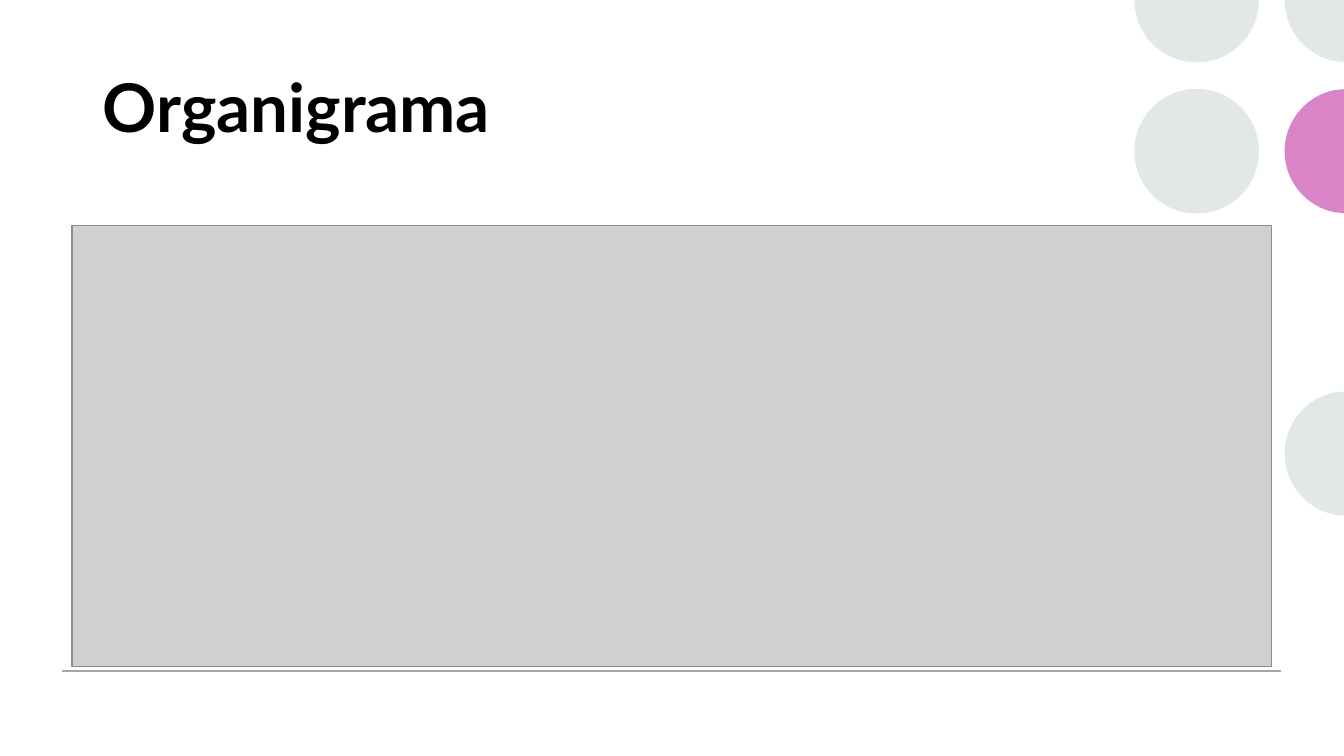
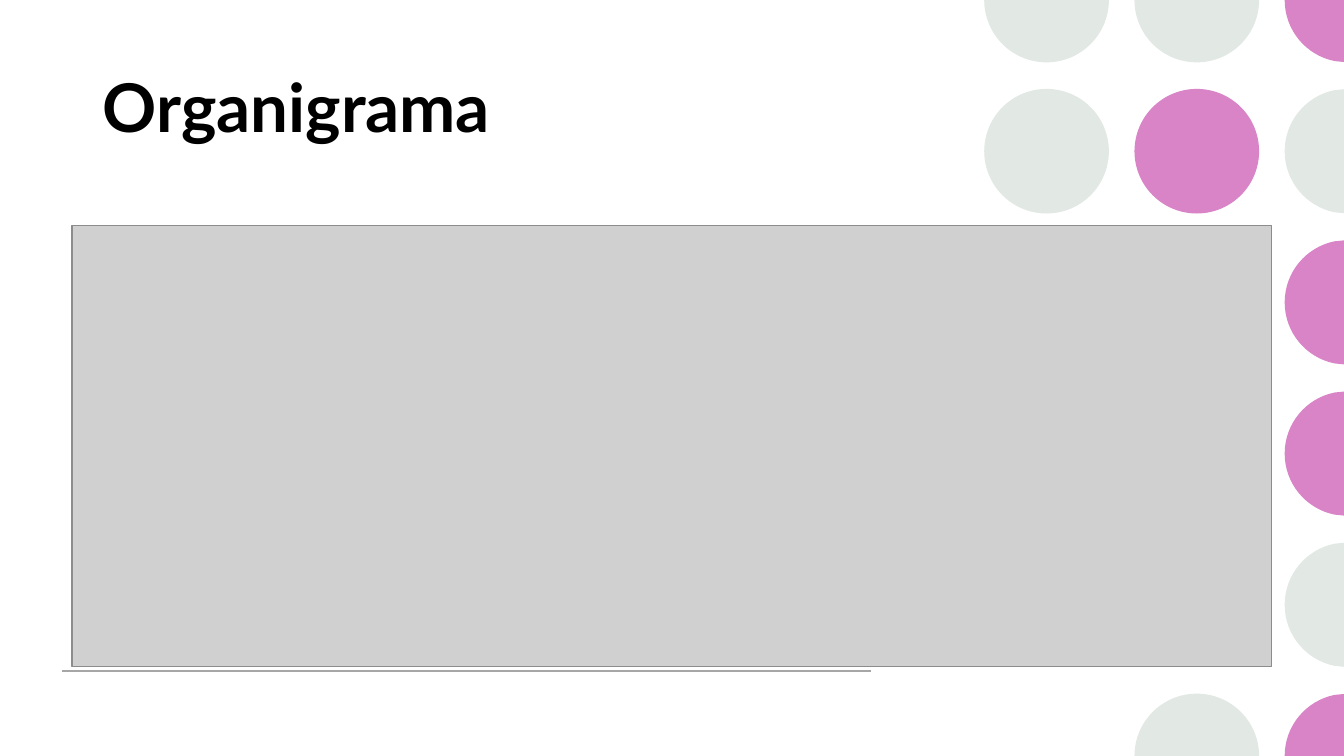
Before and after one commit to fmurciag/Ingenieria-Informatica-UA, a slide deck: slide 6 of cuatris/4/iape/Descubrimiento de la empresa.pptx. Drawn at 1344x756 pixels with LibreOffice and Linux fonts; fonts in the diff are those of the drawing; grey boxes stand for pictures. Boxes give left, top, right and bottom in pixels: in the first picture for what was removed or moved away, otherwise in the second. Text is boxed around its words. In the diff, an @@ line names an element or a change of style, - is before the commit and + after.

```diff
--- a/cuatris/4/iape/Descubrimiento de la empresa.pptx
+++ b/cuatris/4/iape/Descubrimiento de la empresa.pptx
@@ rectangle removed at <box>0,0,1344,756</box> @@
@@ group removed at <box>1134,0,1344,515</box>: 3 freeform shapes, 1 ellipse @@
@@ ellipse added at <box>984,89,1109,214</box>, fill #E2E8E3 @@
@@ ellipse added at <box>1134,89,1259,214</box>, fill #D884C7 @@
@@ group removed at <box>984,0,1344,756</box>: 6 freeform shapes @@
@@ line removed from (63, 671) to (1281, 671) @@
@@ freeform shape added at <box>1134,694,1259,756</box>, fill #E2E8E3 @@
```
Also in this commit, not shown: 7 other slides changed, 2 slides added, 1 slide removed, 4 other files.
